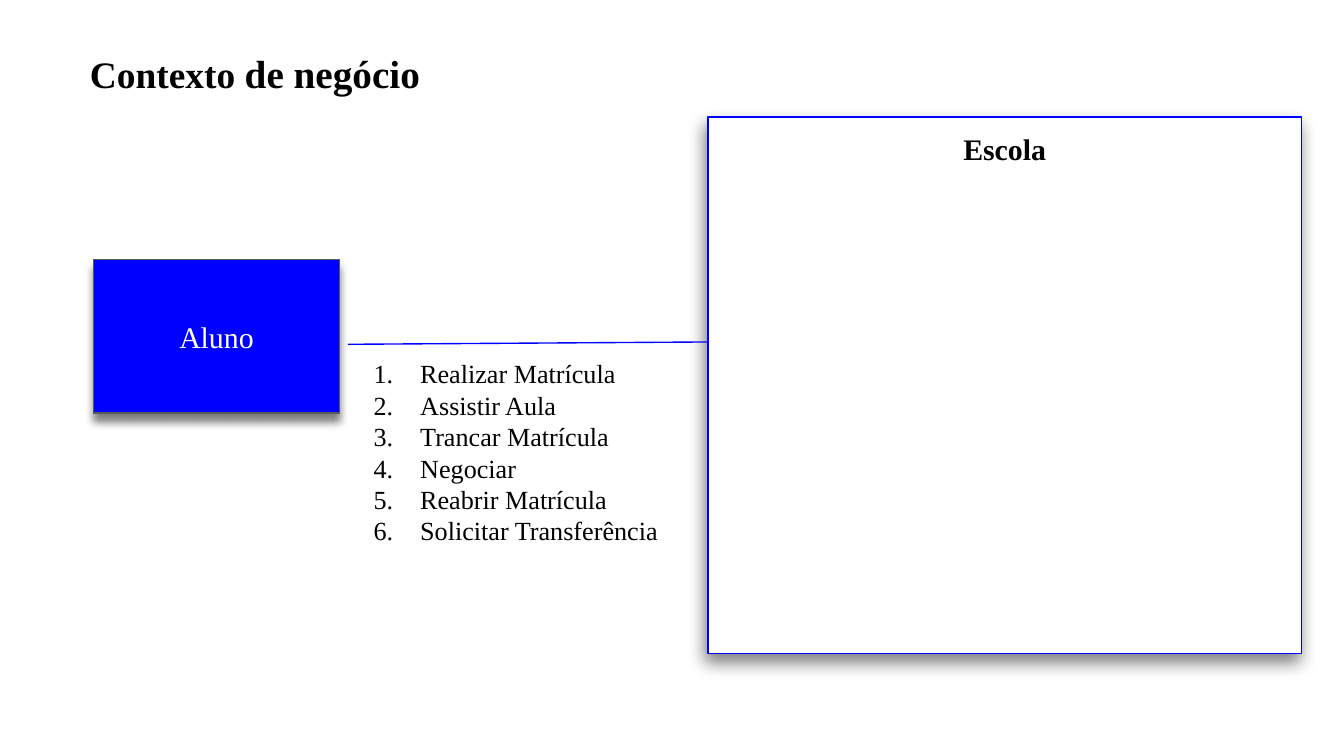
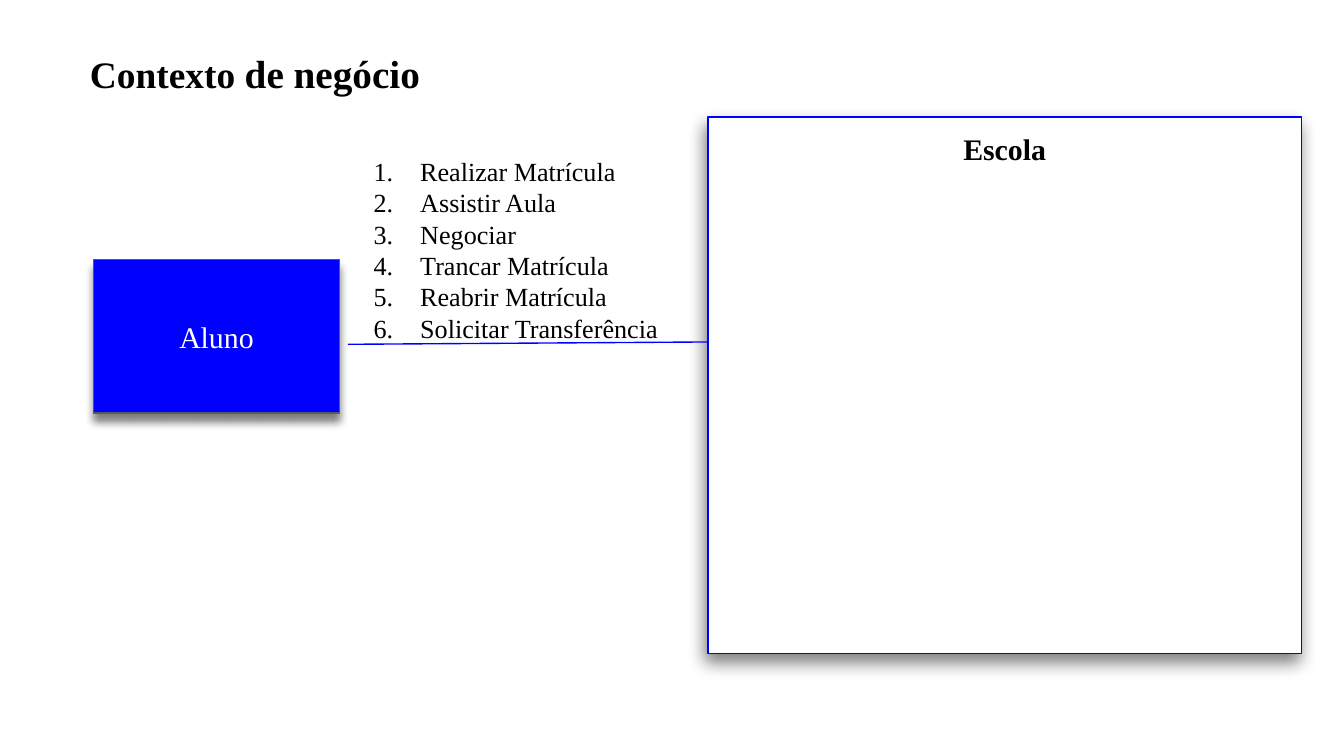
Before and after one commit to troogg/Madara, a slide deck: slide 1 of Artefatos/15. Arquitetura de negócio para cada cenário.pptx. Drawn at 1344x756 pixels with LibreOffice and Linux fonts; fonts in the diff are those of the drawing. Boxes give left, top, right and bottom in pixels: in the first picture for what was removed or moved away, otherwise in the second. Text is boxed around its words. In the diff, an @@ line names an element or a change of style, - is before the commit and + after.

```diff
--- a/Artefatos/15. Arquitetura de negócio para cada cenário.pptx
+++ b/Artefatos/15. Arquitetura de negócio para cada cenário.pptx
@@ text "Realizar Matrícula": place and size @@
-text "Realizar Matrícula" at box(420, 364, 658, 541)
+text "Realizar Matrícula" at box(420, 162, 658, 344)
@@ text at box(420, 226, 516, 250): paragraph added @@
+3. Negociar
@@ text at box(420, 460, 516, 484): paragraph removed @@
-4. Negociar
```
Also in this commit, not shown: 3 other files.
